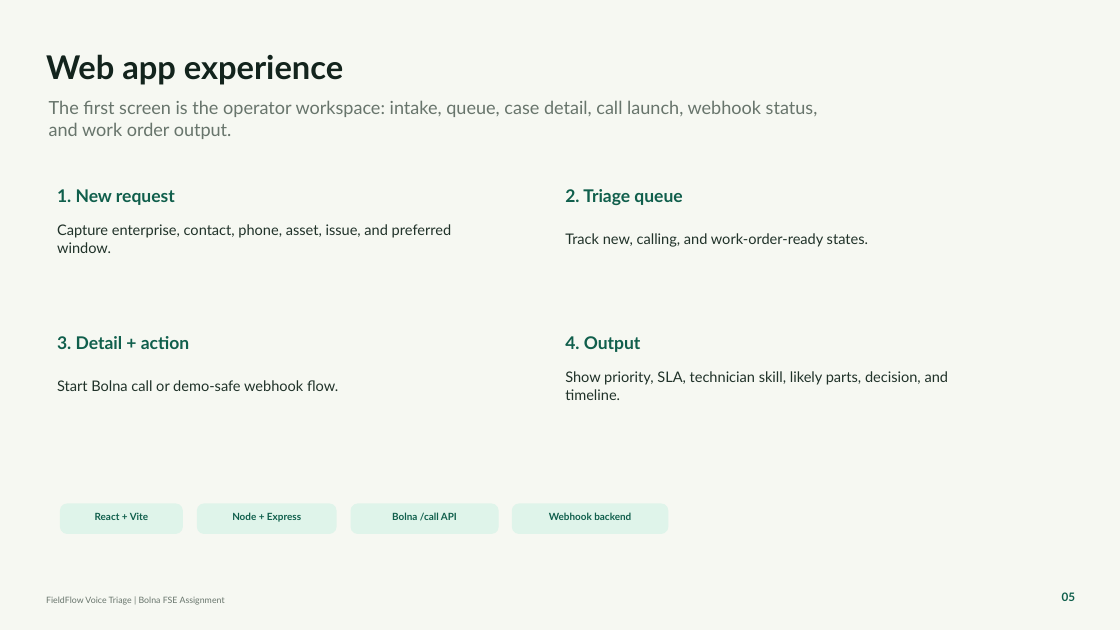
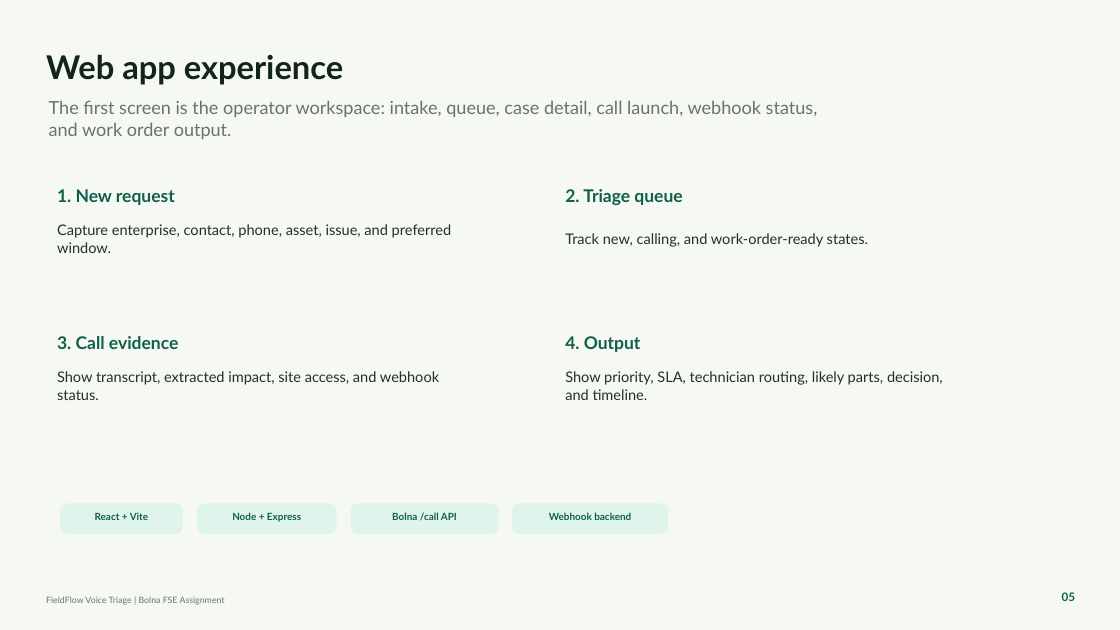
Before and after one commit to Flamki/bolna-fieldflow, a slide deck: slide 5 of docs/FieldFlow-Voice-Triage-Ayush.pptx. Drawn at 1120x630 pixels with LibreOffice and Linux fonts; fonts in the diff are those of the drawing. Boxes give left, top, right and bottom in pixels: in the first picture for what was removed or moved away, otherwise in the second. Text is boxed around its words. In the diff, an @@ line names an element or a change of style, - is before the commit and + after.

```diff
--- a/docs/FieldFlow-Voice-Triage-Ayush.pptx
+++ b/docs/FieldFlow-Voice-Triage-Ayush.pptx
@@ text at (57,336,179,349): text changed @@
-3. Detail + action
+3. Call evidence
@@ text at (57,371,439,400): text changed @@
-Start Bolna call or demo-safe webhook flow.
+Show transcript, extracted impact, site access, and webhook status.
@@ text at (565,371,943,400): text changed @@
-Show priority, SLA, technician skill, likely parts, decision, and timeline.
+Show priority, SLA, technician routing, likely parts, decision, and timeline.
```
Also in this commit, not shown: 1 other slide changed, 1 slide added, 7 other files.
